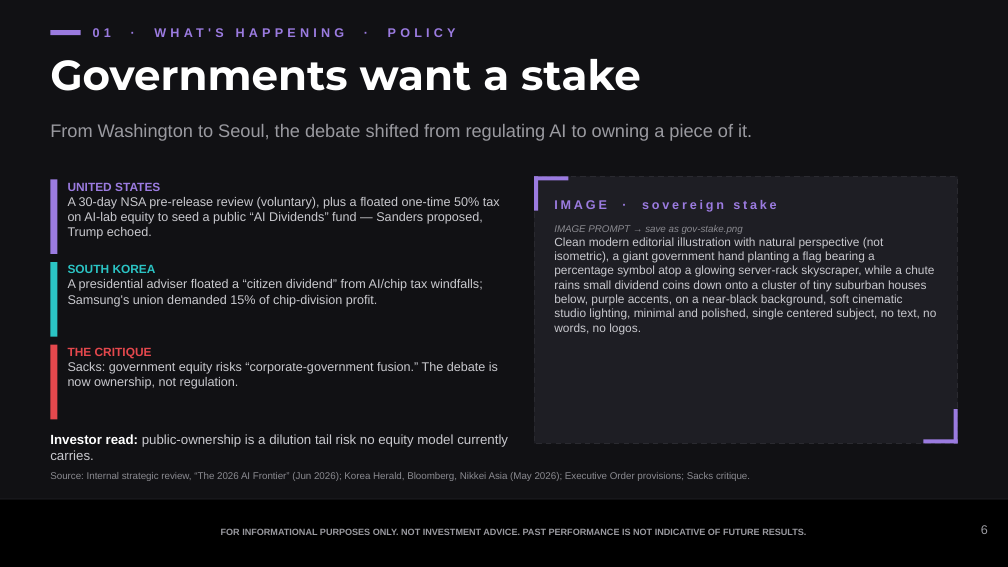
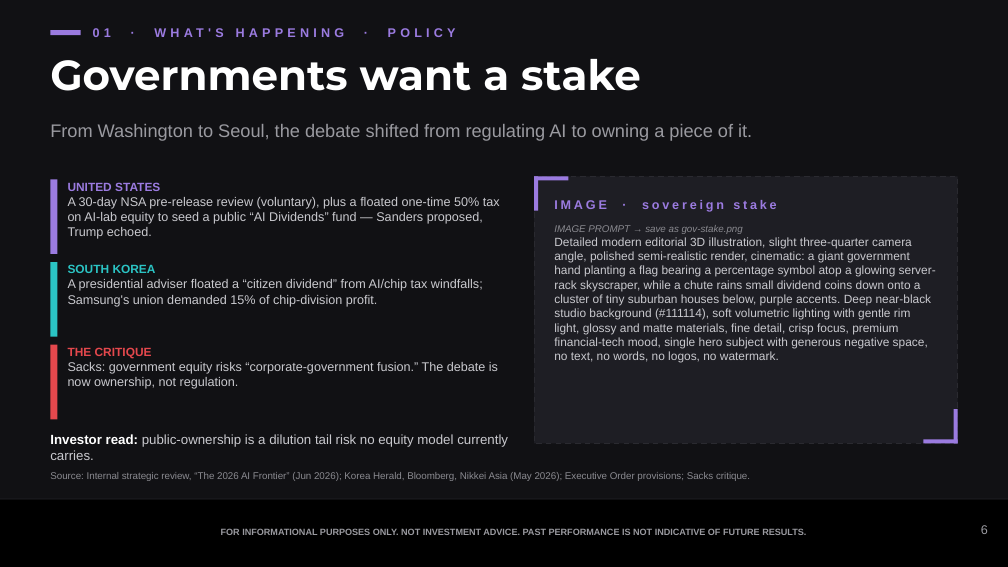
Before and after one commit to samuelcmcclellan-cell/ai-markets-deck, a slide deck: slide 6 of ai-markets-deck.pptx. Drawn at 1008x567 pixels with LibreOffice and Linux fonts; fonts in the diff are those of the drawing. Boxes give left, top, right and bottom in pixels: in the first picture for what was removed or moved away, otherwise in the second. Text is boxed around its words. In the diff, an @@ line names an element or a change of style, - is before the commit and + after.

```diff
--- a/ai-markets-deck.pptx
+++ b/ai-markets-deck.pptx
@@ text at (554,237,936,363): text changed @@
-Clean modern editorial illustration with natural perspective (not isometric), a giant government hand planting a flag bearing a percentage symbol atop a glowing server-rack skyscraper, while a chute rains small dividend coins down onto a cluster of tiny suburban houses below, purple accents, on a near-black background, soft cinematic studio lighting, minimal and polished, single centered subject, no text, no words, no logos.
+Detailed modern editorial 3D illustration, slight three-quarter camera angle, polished semi-realistic render, cinematic: a giant government hand planting a flag bearing a percentage symbol atop a glowing server-rack skyscraper, while a chute rains small dividend coins down onto a cluster of tiny suburban houses below, purple accents. Deep near-black studio background (#111114), soft volumetric lighting with gentle rim light, glossy and matte materials, fine detail, crisp focus, premium financial-tech mood, single hero subject with generous negative space, no text, no words, no logos, no watermark.
```
Also in this commit, not shown: 3 other slides changed, 3 other files.
